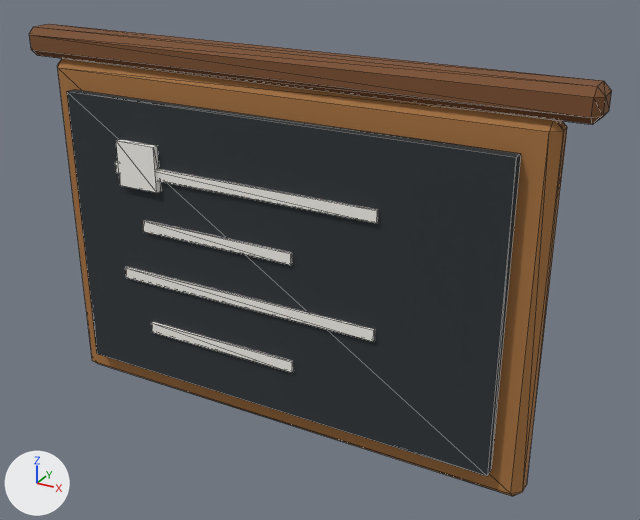
The glTF model Models/cafe/menu_board.glb, before and after one commit.
Both versions are drawn from a camera (50 mm lens) standing at (0.72, -1.202, 0.921) and looking at (0.066, -0.011, 0.325). Every picture has the same lights, and +X, +Y and +Z are marked at lower left. The older version comes first. Mesh edges are drawn as thin lines. Vertices at exactly the same position are counted once.

In view in the first picture: 'menu_board'.
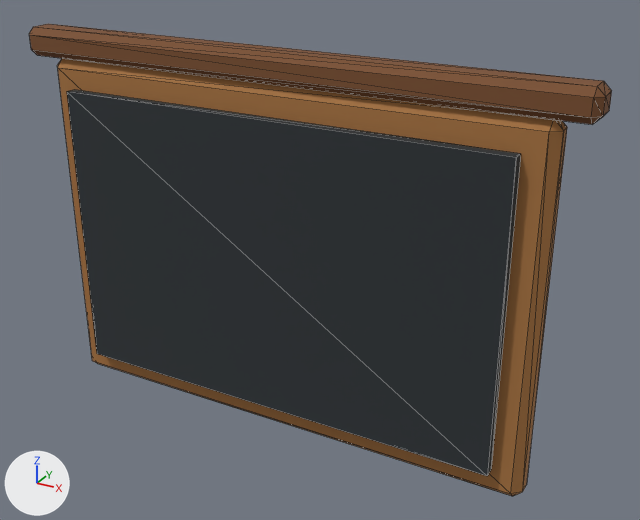
The newer file is also turned or shifted as a whole; pictures and numbers use the older file's frame.

Where the change shows, as pixel boxes [x1, y1, x2, y2] in the pictures (640 x 520 px):
part 1 of me_menu_board, deleted: before [151, 322, 294, 372]
part 2 of me_menu_board, deleted: before [116, 139, 160, 193]
part 3 of me_menu_board, deleted: before [125, 267, 375, 341]
part 4 of me_menu_board, deleted: before [143, 220, 292, 265]
part 5 of me_menu_board, deleted: before [115, 161, 378, 223]

What the commit changed:
me_menu_board is used by ob_menu_board; location (0.0, 0.0, 0.0).
me_menu_board had 96 vertices, 160 faces and spanned x -0.5..0.5, y -0.084..0.0, z 0.0..0.67.
me_menu_board now has 56 vertices, 100 faces and spans x -0.5..0.5, y -0.075..0.0, z 0.0..0.67.
me_menu_board part 1: the loose piece of 8 vertices spanning x -0.25..0.05, y -0.08..-0.076, z 0.14..0.16 is deleted.
me_menu_board part 2: the loose piece of 8 vertices spanning x -0.29..-0.21, y -0.084..-0.072, z 0.42..0.5 is deleted.
me_menu_board part 3: the loose piece of 8 vertices spanning x -0.3..0.2, y -0.08..-0.076, z 0.24..0.26 is deleted.
me_menu_board part 4: the loose piece of 8 vertices spanning x -0.25..0.05, y -0.08..-0.076, z 0.34..0.36 is deleted.
me_menu_board part 5: the loose piece of 8 vertices spanning x -0.3..0.2, y -0.08..-0.076, z 0.44..0.46 is deleted.
me_menu_board no longer uses material mat_white.
